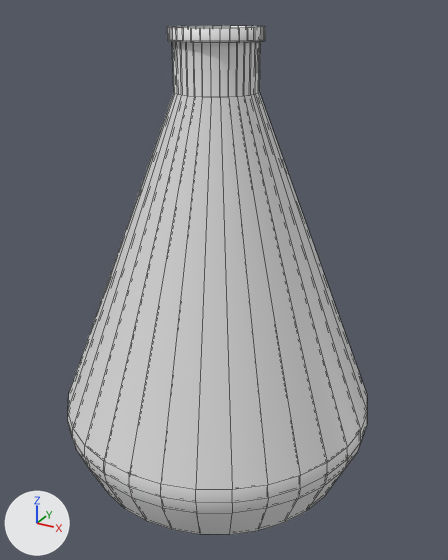
Renders of the Blender file Assets/Models/Kolbe.blend from each side of a commit.
Before and after are seen from a camera (50 mm lens) standing at (1.75, -3.1, 1.43) and looking at (0.05, -0.01, -0.12). The axes (+X, +Y, +Z) are drawn at lower left. The lights are the same throughout. Mesh edges are drawn as thin lines.
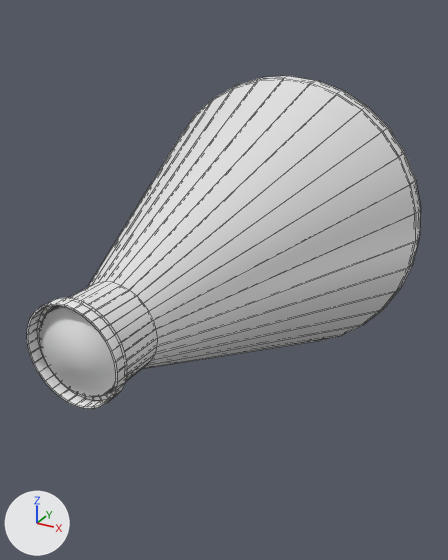
Boxes (x1, y1, x2, y2) around the edits, measured in the pictures (448 x 560 px):
'Cylinder', mesh turned
    before: (68, 25, 367, 535)
    after: (27, 76, 421, 409)
'Cylinder.001', added
    after: (39, 306, 115, 397)

Edits to the bpy script that builds the scene:
```text
Change me_cylinder:
    where me_cylinder.from_pydata(...)  # 256 vertices, 225 faces; spans x -1.0..1.0, y -1.0..1.0, z -1.36..1.33
    used by ob_cylinder; location = (0.0, 0.0, 0.0)
    me_cylinder part 1: the whole mesh is turned 90 degrees about the x axis through the mesh origin
Add me_cylinder_001:
    me_cylinder_001.from_pydata(...)  # 256 vertices, 226 faces; spans x -0.86..0.86, y -1.29..1.32, z -0.86..0.86
    me_cylinder_001.polygons.foreach_set('use_smooth', [True] * 226)
Add ob_cylinder_001:
    ob_cylinder_001 = bpy.data.objects.new('Cylinder.001', me_cylinder_001)
    ob_cylinder_001.location = (0.0, 0.0, 0.0)
```
